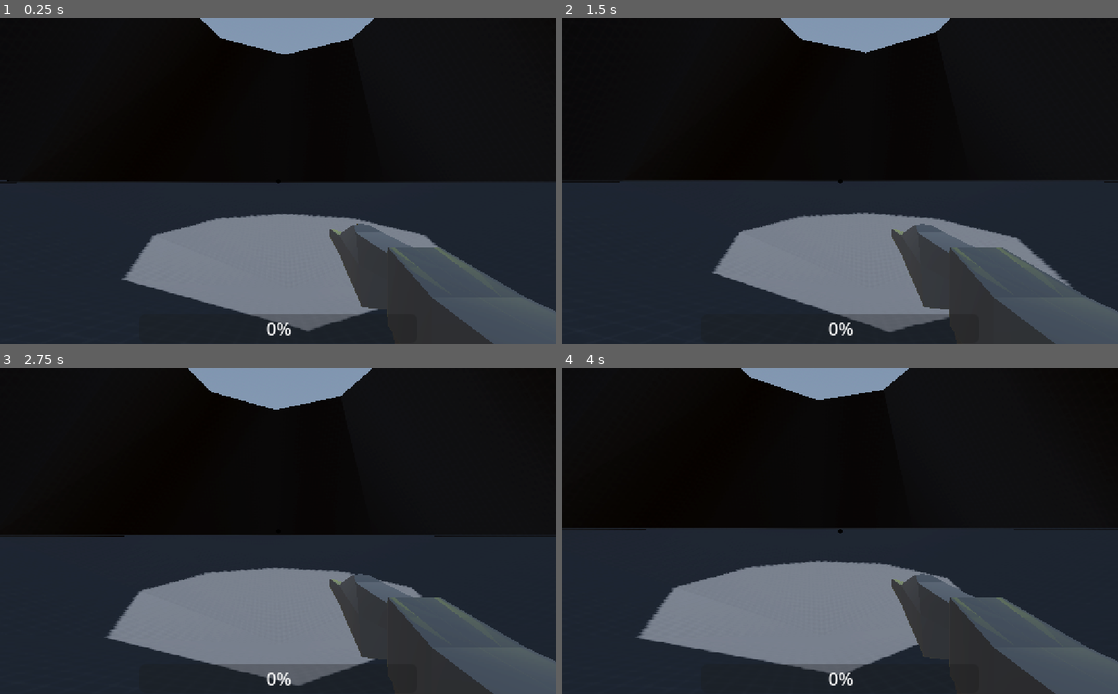
Above: before the commit, frames 1-4 (two rows, left to right).
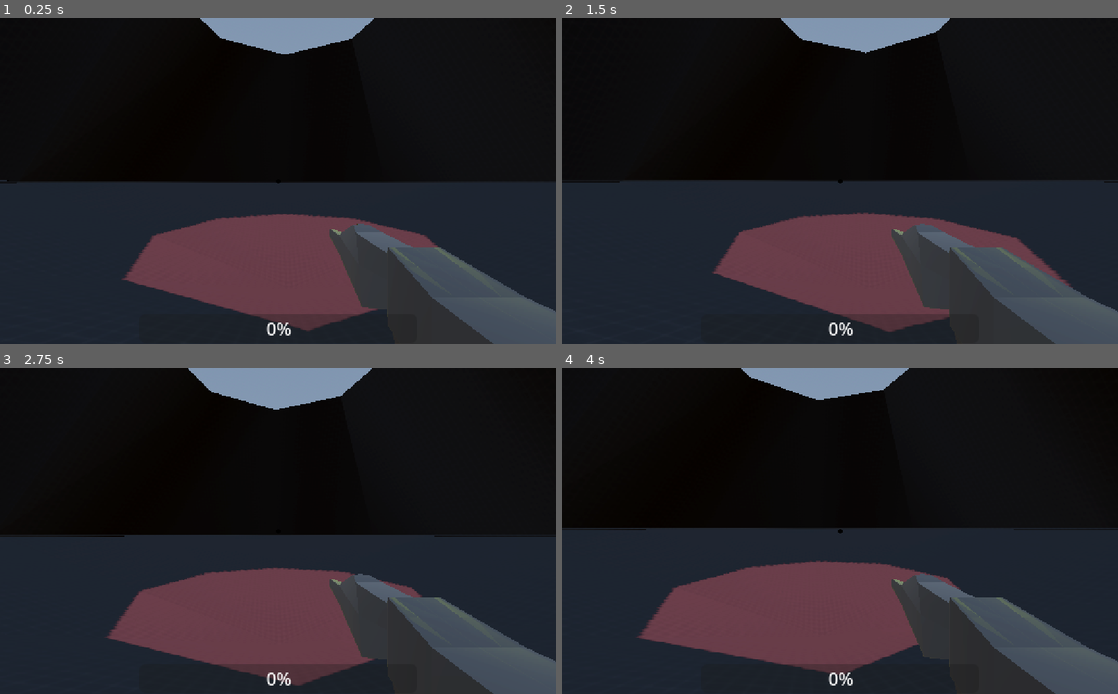
Above: after the commit, the same moments.

Repository: burnt-meat/extrinsic
Game: Godot game, scene res://arena.tscn
Two runs of this game, one before a commit and one after it. Both use one fixed random seed, a clock stepped at 60 frames per second and the inputs below.
Inputs (mouse positions are in pixels of both pictures, inside the frame that each line leads up to):
- Up to frame 1 (0.25 s): no input
- Up to frame 2 (1.5 s): tap Enter at 0.5 s; move the mouse to (867, 181) at 0.52 s; press the mouse at (867, 181) at 0.53 s; hold W (forward) from 0.53 s (still down); tap Space (jump) at 0.77, 1.25 s; tap 1 (weapon1) at 0.8, 1.35 s; move the mouse to (812, 181) at 1.27 s; release the mouse at (812, 181) at 1.28 s
- Up to frame 3 (2.75 s): keep holding W (forward); tap Space (jump) at 1.52 s; tap 2 (weapon2) at 1.55, 2.1 s; tap Enter at 2 s; move the mouse to (289, 524) at 2.02 s; press the mouse at (289, 524) at 2.03 s
- Up to frame 4 (4 s): keep holding W (forward); tap Space (jump) at 2.75, 3.02, 3.77 s; move the mouse to (834, 537) at 2.77 s; release the mouse at (834, 537) at 2.78 s; click (834, 537) at 2.85 s; tap 1 (weapon1) at 3.05, 3.6 s; tap Enter at 3.5 s; move the mouse to (878, 534) at 3.52 s; tap 2 (weapon2) at 3.8 s

The runs differ from the first frame. In frame 1, 11% of the frame differs, in the area x 21-79%, y 60-97%; in frame 2, 10%; in frame 3, 12%; in frame 4, 13%, in the area x 13-72%, y 59-95%.
Error before the commit: Invalid assignment of property or key 'effects' with value of type 'Array' on a base object of type 'Resource (Weapon)'. (res://APIs/GunAPI.gd:49)
Error after the commit: Invalid assignment of property or key 'effects' with value of type 'Array' on a base object of type 'Resource (Weapon)'. (res://APIs/GunAPI.gd:50)

Commit message:
reloading

Diff:
--- a/APIs/GunAPI.gd
+++ b/APIs/GunAPI.gd
@@ -1,9 +1,9 @@
 extends Node
 
-var loadedWeapons: Array[Resource] = []
+var loaded_weapons: Array[Resource] = []
 
-var onCooldown := {}
-var canShoot := {}
+var on_cooldown := {}
+var can_shoot := {}
 
 signal switched_weapon(res: Resource, id: int)
 signal started_cooldown(id: int)
@@ -16,42 +16,46 @@
 # Switches the weapon to an ID, returned by the create_weapon function.
 func switch_weapon(id: int) -> void:
 	var holder := _get_weapon_holder()
-	var w := loadedWeapons[id]
+	var w := loaded_weapons[id]
 	holder.damage = w.damage
 	holder.cooldown = w.cooldown
 	for child in holder.get_children():
 		if child.is_in_group("model"):
 			child.queue_free()
-	var gun_model = w.modelScene.instantiate()
+	var gun_model = w.model_scene.instantiate()
 	gun_model.add_to_group("model")
 	holder.add_child(gun_model)
 	holder.effects = w.effects
-	holder.currentWeapon = id
-	emit_signal("switched_weapon", w)
+	holder.full_auto = w.full_auto
+	holder.current_weapon = id
+	emit_signal("switched_weapon", w, id)
 
 # Starts a cooldown on a weapon
-func startCooldown(id: int):
-	var w := loadedWeapons[id]
-	canShoot[w.id] = false
+func start_cooldown(id: int):
+	var w := loaded_weapons[id]
+	can_shoot[w.id] = false
 	var t := get_tree().create_timer(w.cooldown)
-	t.connect("timeout", func(): canShoot[w.id] = true)
-	onCooldown[w.id] = t
+	t.connect("timeout", func(): can_shoot[w.id] = true)
+	on_cooldown[w.id] = t
 	emit_signal("started_cooldown", id)
 
 
 # Creates a weapon, and returns it's ID in the GunAPI register
-func create_weapon(name: String, damage: float, cooldown: float, effects: Array, scenePath: String) -> int:
+func create_weapon(name: String, damage: float, cooldown: float, mag_size: int, reload_time: float, full_auto: bool, effects: Array, scene_path: String) -> int:
 	var holder := _get_weapon_holder()
 	var weapon := Weapon.new()
 	weapon.name = name
 	weapon.damage = damage
 	weapon.cooldown = cooldown
 	weapon.effects = effects
-	weapon.modelScene = load(scenePath)
-	weapon.modelScene
-	weapon.id = loadedWeapons.size()
-	onCooldown[weapon.id] = Timer.new()
-	canShoot[weapon.id] = true
-	loadedWeapons.append(weapon)
+	weapon.model_scene = load(scene_path)
+	weapon.full_auto = full_auto
+	weapon.id = loaded_weapons.size()
+	weapon.reload_time = reload_time
+	on_cooldown[weapon.id] = Timer.new()
+	can_shoot[weapon.id] = true
+	holder.ammo[weapon.id] = { "ammo_left": mag_size, "ammo_max": mag_size }
+	holder.reloading[weapon.id] = false
+	loaded_weapons.append(weapon)
 
 	return weapon.id
--- a/Resources/Scripts/Weapon.gd
+++ b/Resources/Scripts/Weapon.gd
@@ -5,5 +5,7 @@
 @export var name: String
 @export var damage: float
 @export var cooldown: float
+@export var reload_time: float
+@export var full_auto: bool
 @export var effects: Array[Resource]
-@export var modelScene: PackedScene
+@export var model_scene: PackedScene
--- a/Scenes/EnemyFlying.tscn
+++ b/Scenes/EnemyFlying.tscn
@@ -25,13 +25,19 @@
 transform = Transform3D(1, 0, 0, 0, 1, 0, 0, 0, 1, 0, 0, -2.27591)
 target_position = Vector3(0, 0, -2)
 
-[node name="OmniLight3D" type="OmniLight3D" parent="."]
-transform = Transform3D(1, 0, 0, 0, 1, 0, 0, 0, 1, 0, 2.8, 2.1)
-light_color = Color(0.901961, 0.901961, 0.901961, 1)
-light_energy = 5.0
-omni_range = 8.34878
-
 [node name="HitSFX" type="AudioStreamPlayer3D" parent="."]
 stream = ExtResource("3_upj22")
 bus = &"SFX"
 attenuation_filter_db = 0.0
+
+[node name="EyeLight1" type="SpotLight3D" parent="."]
+transform = Transform3D(1, 0, 0, 0, 1, 0, 0, 0, 1, 0.6, 1.1, -2.3)
+light_color = Color(1, 0, 0, 1)
+light_energy = 10.0
+spot_angle = 5.0
+
+[node name="EyeLight2" type="SpotLight3D" parent="."]
+transform = Transform3D(1, 0, 0, 0, 1, 0, 0, 0, 1, -0.6, 1.1, -2.3)
+light_color = Color(1, 0, 0, 1)
+light_energy = 10.0
+spot_angle = 5.0
--- a/Scenes/Player.tscn
+++ b/Scenes/Player.tscn
@@ -1,10 +1,9 @@
-[gd_scene load_steps=16 format=3 uid="uid://c0onwct0xl47"]
+[gd_scene load_steps=13 format=3 uid="uid://c0onwct0xl47"]
 
 [ext_resource type="Script" path="res://Scripts/Player.gd" id="1_66hsi"]
 [ext_resource type="Script" path="res://Scripts/weapon.gd" id="2_mm2sc"]
 [ext_resource type="PackedScene" uid="uid://j3gtw84j7hp2" path="res://Scenes/Guns/Rifle.tscn" id="3_rf5c1"]
 [ext_resource type="Texture2D" uid="uid://chmowq51hp4g4" path="res://Assets/crosshair.png" id="3_rkxvw"]
-[ext_resource type="Texture2D" uid="uid://c5k63g0xq7w4e" path="res://Assets/VFX/flash.png" id="4_568yx"]
 [ext_resource type="AudioStream" uid="uid://ja808e46bx0" path="res://Assets/SFX/rifle.wav" id="5_eyqwt"]
 [ext_resource type="Script" path="res://Scripts/HUD.gd" id="5_ytuax"]
 
@@ -80,39 +79,6 @@
 "view_bob": SubResource("Animation_p5k36")
 }
 
-[sub_resource type="Animation" id="Animation_jgsae"]
-resource_name = "shoot"
-length = 0.15
-tracks/0/type = "value"
-tracks/0/imported = false
-tracks/0/enabled = true
-tracks/0/path = NodePath("WeaponHolder:rotation")
-tracks/0/interp = 1
-tracks/0/loop_wrap = true
-tracks/0/keys = {
-"times": PackedFloat32Array(0, 0.1),
-"transitions": PackedFloat32Array(1, 1),
-"update": 0,
-"values": [Vector3(0.174533, 0, 0), Vector3(0, 0, 0)]
-}
-tracks/1/type = "value"
-tracks/1/imported = false
-tracks/1/enabled = true
-tracks/1/path = NodePath("WeaponHolder:position")
-tracks/1/interp = 1
-tracks/1/loop_wrap = true
-tracks/1/keys = {
-"times": PackedFloat32Array(0, 0.1),
-"transitions": PackedFloat32Array(1, 1),
-"update": 0,
-"values": [Vector3(0.5, -0.5, -0.3), Vector3(0.5, -0.5, -0.4)]
-}
-
-[sub_resource type="AnimationLibrary" id="AnimationLibrary_02cfd"]
-_data = {
-"shoot": SubResource("Animation_jgsae")
-}
-
 [node name="Player" type="CharacterBody3D" groups=["Player"]]
 transform = Transform3D(-4.37114e-08, 0, -1, 0, 1, 0, 1, 0, -4.37114e-08, 0, 4, 1)
 floor_block_on_wall = false
@@ -151,29 +117,21 @@
 
 [node name="Node3D" parent="Neck/WeaponHolder" instance=ExtResource("3_rf5c1")]
 
-[node name="Flash" type="Sprite3D" parent="Neck/WeaponHolder"]
-transform = Transform3D(0.424, 0, 0, 0, 0.424, 0, 0, 0, 0.424, 0, 0, -1.7)
-visible = false
-no_depth_test = true
-texture = ExtResource("4_568yx")
-
-[node name="Timer" type="Timer" parent="Neck/WeaponHolder/Flash"]
-wait_time = 0.1
-
-[node name="Light" type="OmniLight3D" parent="Neck/WeaponHolder/Flash"]
-transform = Transform3D(1, 0, 0, 0, 1, 0, 0, 0, 1, 0, 0, -0.5)
-light_color = Color(1, 1, 0, 1)
-light_energy = 7.0
-omni_range = 10.0
-
 [node name="GunSFX" type="AudioStreamPlayer" parent="Neck/WeaponHolder"]
 stream = ExtResource("5_eyqwt")
 bus = &"SFX"
 
-[node name="AnimationPlayer" type="AnimationPlayer" parent="Neck"]
-libraries = {
-"": SubResource("AnimationLibrary_02cfd")
-}
+[node name="Flash" type="Node3D" parent="Neck/WeaponHolder"]
+visible = false
+
+[node name="Timer" type="Timer" parent="Neck/WeaponHolder/Flash"]
+wait_time = 0.05
+
+[node name="Light" type="OmniLight3D" parent="Neck/WeaponHolder/Flash"]
+transform = Transform3D(1, 0, 0, 0, 1, 0, 0, 0, 1, 0, 0, -1.912)
+light_color = Color(1, 1, 0, 1)
+light_energy = 7.0
+omni_range = 10.0
 
 [node name="HUD" type="Control" parent="."]
 layout_mode = 3
@@ -191,6 +149,7 @@
 script = ExtResource("5_ytuax")
 
 [node name="CrossHair" type="TextureRect" parent="HUD"]
+layout_mode = 1
 anchors_preset = 8
 anchor_left = 0.5
 anchor_top = 0.5
@@ -208,6 +167,7 @@
 
 [node name="ReloadTimer" type="ProgressBar" parent="HUD"]
 unique_name_in_owner = true
+layout_mode = 1
 anchors_preset = 7
 anchor_left = 0.5
 anchor_top = 1.0
@@ -223,5 +183,11 @@
 [node name="ReloadPoll" type="Timer" parent="HUD"]
 wait_time = 0.05
 
+[node name="ammo left" type="RichTextLabel" parent="HUD"]
+layout_mode = 0
+offset_right = 576.0
+offset_bottom = 32.0
+bbcode_enabled = true
+
 [connection signal="timeout" from="Neck/WeaponHolder/Flash/Timer" to="Neck/WeaponHolder" method="_on_timer_timeout"]
 [connection signal="timeout" from="HUD/ReloadPoll" to="HUD" method="_on_reload_poll_timeout"]
--- a/Scripts/EnemyFlying.gd
+++ b/Scripts/EnemyFlying.gd
@@ -13,7 +13,7 @@
 
 @onready var Ray: RayCast3D = $Ray
 
-func _ready():
+func _enter_tree():
 	add_to_group("Enemy")
 	Player = get_tree().get_nodes_in_group("Player")[0]
 
--- a/Scripts/EnemySpawner.gd
+++ b/Scripts/EnemySpawner.gd
@@ -5,7 +5,7 @@
 
 @onready var FishEnemy: PackedScene = preload("res://Scenes/EnemyFlying.tscn")
 
-@export var health: float = 20:
+@export var health: float = 10:
 	set(value):
 		health = value
 		$HitSFX.play()
--- a/Scripts/HUD.gd
+++ b/Scripts/HUD.gd
@@ -9,12 +9,12 @@
 
 
 func _change_weapon_reloadtimer(id: int):
-	if GunApi.onCooldown[id].time_left > 0:
-		ReloadTimer.value = (GunApi.onCooldown[id].time_left / GunApi.loadedWeapons[id].cooldown) * 100
+	if GunApi.on_cooldown[id].time_left > 0:
+		ReloadTimer.value = (GunApi.on_cooldown[id].time_left / GunApi.loaded_weapons[id].cooldown) * 100
 	else:
 		ReloadTimer.value = 0
 	ReloadPoll.start()
 
 
 func _on_reload_poll_timeout():
-	_change_weapon_reloadtimer(WeaponHolder.currentWeapon)
+	_change_weapon_reloadtimer(WeaponHolder.current_weapon)
--- a/Scripts/Player.gd
+++ b/Scripts/Player.gd
@@ -47,8 +47,8 @@
 func _ready():
 	Input.mouse_mode = Input.MOUSE_MODE_CAPTURED
 	ScoreApi.connect("score_changed", func(): print(ScoreApi.score))
-	GunApi.create_weapon("Rifle", 1, .2, [], "res://Scenes/Guns/Rifle.tscn")
-	GunApi.create_weapon("Boom", 0, 10, [BoomGunEffect.new()], "res://Scenes/Guns/Boom.tscn")
+	GunApi.create_weapon("Rifle", 1, .2, 20, 1.0, true, [], "res://Scenes/Guns/Rifle.tscn")
+	GunApi.create_weapon("Boom", 0, 1, 2, 5.0, false, [BoomGunEffect.new()], "res://Scenes/Guns/Boom.tscn")
 
 func _input(event):
 	if event is InputEventKey:
--- a/Scripts/arena.gd
+++ b/Scripts/arena.gd
@@ -4,8 +4,8 @@
 @onready var FishEnemy: PackedScene = preload("res://Scenes/EnemyFlying.tscn")
 @onready var UFO: PackedScene = preload("res://Scenes/EnemySpawner.tscn")
 @onready var EnemyController: Node3D = $Enemies
+@onready var Player: CharacterBody3D = $Player
 @onready var Sun: DirectionalLight3D = $Sun
-@onready var Player: CharacterBody3D = $Player
 
 func spawnFish() -> void:
 	var newFish := FishEnemy.instantiate()
@@ -18,4 +18,6 @@
 	EnemyController.add_child(newUFO)
 
 func _spawnTick() -> void:
+	SpawnTimer.wait_time = randi_range(10, 20)
+	Sun.light_energy += 1
 	spawnUFO()
--- a/Scripts/weapon.gd
+++ b/Scripts/weapon.gd
@@ -1,37 +1,64 @@
 extends Node3D
 
 @onready var Ray: RayCast3D = $"../Camera/Ray"
-@onready var AP: AnimationPlayer = $"../AnimationPlayer"
 @onready var Player: CharacterBody3D = $"../.."
-@onready var Flash: Sprite3D = $Flash
+@onready var Flash: Node3D = $Flash
 @onready var FlashTimer: Timer = $Flash/Timer
 @onready var GunSFX: AudioStreamPlayer = $GunSFX
-
+@onready var AmmoHUD: RichTextLabel = $"../../HUD/ammo left"
 
 var damage: float = 0
 var cooldown: float = .1
 var effects: Array[Resource] = []
 
-var currentWeapon: int
+
+var current_weapon: int
+var full_auto: bool
+
+var ammo := {}
+var reloading := {}
+
 
 func _ready():
+	GunApi.connect("switched_weapon", func(res, id): AmmoHUD.text = "[wave]you have %s ammo left[/wave]" % ammo[current_weapon].ammo_left)
 	Ray.add_exception(Player)
 
 func _process(delta):
-	if Input.is_action_just_pressed("shoot") and GunApi.canShoot[currentWeapon]:
-		GunApi.startCooldown(currentWeapon)
-		GunSFX.play()
-		AP.stop()
-		AP.play("shoot")
-		flash()
-		for effect in effects:
-			await effect.trigger(self, Ray)
+	if Input.is_action_just_pressed("reload"):
+		print("Reloading for %s gun number %s" % [str(GunApi.loaded_weapons[current_weapon].reload_time), str(current_weapon)])
+		reload(GunApi.loaded_weapons[current_weapon].reload_time, current_weapon)
 
-		if not Ray.is_colliding():
-			return
+	if full_auto:
+		if Input.is_action_pressed("shoot") and GunApi.can_shoot[current_weapon]:
+			shoot()
+	else:
+		if Input.is_action_just_pressed("shoot") and GunApi.can_shoot[current_weapon]:
+			shoot()
 
-		if Ray.get_collider().is_in_group("Enemy"):
-			Ray.get_collider().health -= damage
+func reload(time: float, id: int):
+	reloading[id] = true
+	await get_tree().create_timer(time).timeout
+	ammo[id].ammo_left = ammo[id].ammo_max
+	print("reloaded " + str(id))
+	reloading[id] = false
+	AmmoHUD.text = "[wave]you have %s ammo left[/wave]" % ammo[current_weapon].ammo_left
+
+func shoot() -> void:
+	if ammo[current_weapon].ammo_left <= 0 or reloading[current_weapon]:
+		return
+	GunApi.start_cooldown(current_weapon)
+	GunSFX.play()
+	flash()
+	for effect in effects:
+		await effect.trigger(self, Ray)
+
+	if not Ray.is_colliding():
+		return
+
+	if Ray.get_collider().is_in_group("Enemy"):
+		Ray.get_collider().health -= damage
+	ammo[current_weapon].ammo_left -= 1
+	AmmoHUD.text = "[wave]you have %s ammo left[/wave]" % ammo[current_weapon].ammo_left
 
 
 func flash():
--- a/arena.tscn
+++ b/arena.tscn
@@ -33,7 +33,8 @@
 script = ExtResource("1_d6sg4")
 
 [node name="Sun" type="DirectionalLight3D" parent="."]
-transform = Transform3D(1, 0, 0, 0, -4.37114e-08, 1, 0, -1, -4.37114e-08, 0, 34.6953, 0)
+transform = Transform3D(-1, 8.74228e-08, 0, 0, 0, 1, 8.74228e-08, 1, 0, 0, 0, 0)
+light_color = Color(0.839216, 0.360784, 0.34902, 1)
 shadow_enabled = true
 directional_shadow_max_distance = 250.0
 
--- a/project.godot
+++ b/project.godot
@@ -113,3 +113,8 @@
 "events": [Object(InputEventKey,"resource_local_to_scene":false,"resource_name":"","device":0,"window_id":0,"store_comm …(186 unchanged characters)…
 ]
 }
+reload={
+"deadzone": 0.5,
+"events": [Object(InputEventKey,"resource_local_to_scene":false,"resource_name":"","device":0,"window_id":0,"store_command":true,"alt_pressed":false,"shift_pressed":false,"meta_pressed":false,"command_pressed":false,"pressed":false,"keycode":0,"physical_keycode":82,"unicode":0,"echo":false,"script":null)
+]
+}
